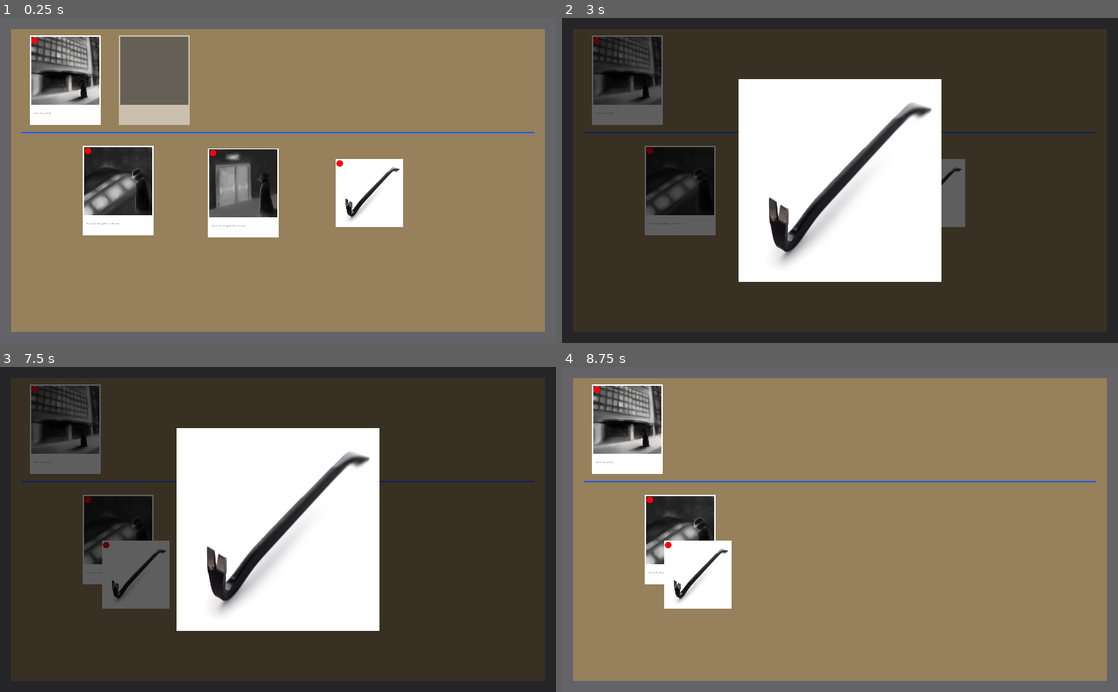
Above: before the commit, frames 1-4 (two rows, left to right).
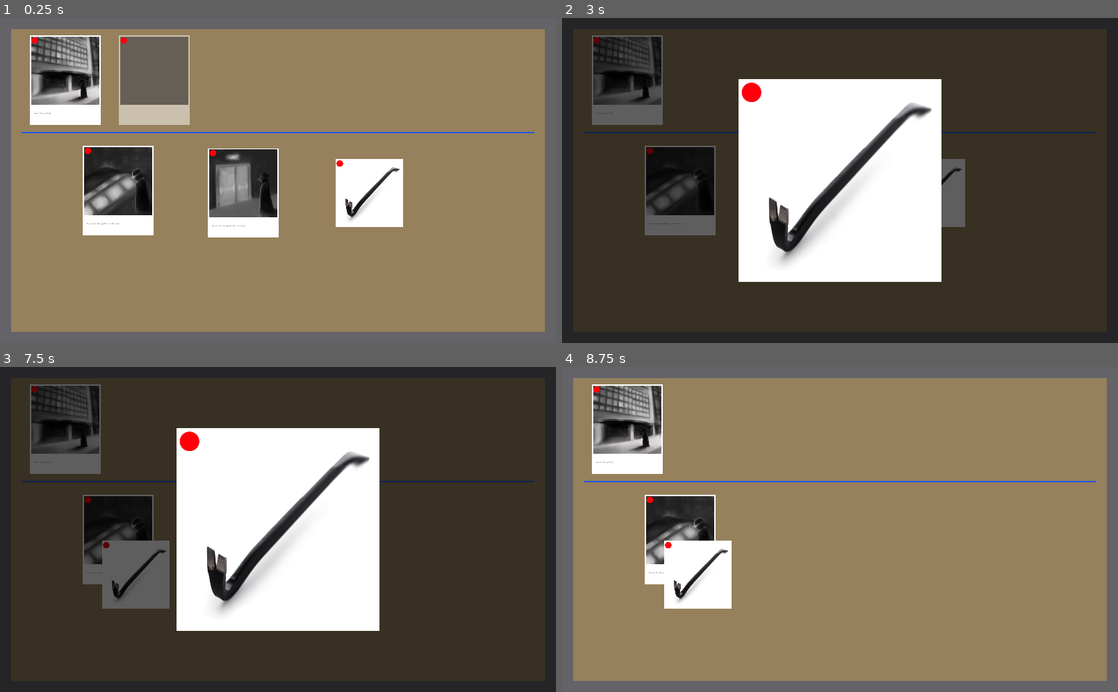
Above: after the commit, the same moments.

Repository: IanWark/VGADGameJamWinter2019
Game: Godot game, scene res://scenes/game_screen.tscn
Two runs of this game, one before a commit and one after it. Both use one fixed random seed, a clock stepped at 60 frames per second and the inputs below.
Inputs (mouse positions are in pixels of both pictures, inside the frame that each line leads up to):
- Up to frame 1 (0.25 s): no input
- Up to frame 2 (3 s): tap Enter at 0.5, 2 s; move the mouse to (628, 79) at 0.52 s; press the mouse at (628, 79) at 0.53 s; tap Space at 1.25, 2.75 s; move the mouse to (717, 79) at 1.27 s; release the mouse at (717, 79) at 1.28 s; right-click (717, 79) at 1.35 s; move the mouse to (678, 190) at 2.02 s; press the mouse at (678, 190) at 2.03 s; move the mouse to (928, 193) at 2.77 s; release the mouse at (928, 193) at 2.78 s; right-click (928, 193) at 2.85 s
- Up to frame 3 (7.5 s): tap Enter at 3.5 s; move the mouse to (278, 529) at 3.52 s; press the mouse at (278, 529) at 3.53 s; tap Space at 4.25 s; move the mouse to (111, 480) at 4.27 s; release the mouse at (111, 480) at 4.28 s; right-click (111, 480) at 4.35 s; move the mouse to (305, 529) at 5.02 s; press the mouse at (305, 529) at 5.03 s; move the mouse to (194, 448) at 5.77 s; release the mouse at (194, 448) at 5.78 s; right-click (194, 448) at 5.85 s; move the mouse to (400, 513) at 6.52 s; press the mouse at (400, 513) at 6.53 s; move the mouse to (166, 545) at 7.27 s; release the mouse at (166, 545) at 7.28 s; right-click (166, 545) at 7.35 s
- Up to frame 4 (8.75 s): move the mouse to (895, 458) at 8.02 s; press the mouse at (895, 458) at 8.03 s

The runs differ from the first frame. In frame 1, less than 0.1% of the frame differs, in the area x 6-62%, y 5-46%; in frame 2, 0.2%; in frame 3, 0.2%, in the area x 18-36%, y 19-56%; in frame 4, less than 0.1%.
Error after the commit: Attempt to call function 'hide' in base 'null instance' on a null instance. (res://scripts/events/event_1_unknown.gd:34)

Commit message:
Turn pin into its own scene

Diff:
--- a/scenes/clue.tscn
+++ b/scenes/clue.tscn
@@ -2,14 +2,14 @@
 
 [ext_resource path="res://art/clue_crowbar.jpg" type="Texture" id=1]
 [ext_resource path="res://scripts/clue.gd" type="Script" id=2]
-[ext_resource path="res://art/pin.png" type="Texture" id=3]
+[ext_resource path="res://scenes/pin.tscn" type="PackedScene" id=3]
 
 [sub_resource type="RectangleShape2D" id=1]
 
 custom_solver_bias = 0.0
 extents = Vector2( 250, 250 )
 
-[node name="clue" type="Sprite"]
+[node name="clue" type="Sprite" index="0"]
 
 scale = Vector2( 0.25, 0.25 )
 texture = ExtResource( 1 )
@@ -30,10 +30,9 @@
 
 shape = SubResource( 1 )
 
-[node name="Pin" type="Sprite" parent="." index="1"]
+[node name="pin" parent="." index="1" instance=ExtResource( 3 )]
 
-position = Vector2( -217.587, -217.587 )
-texture = ExtResource( 3 )
+position = Vector2( -217.261, -216.895 )
 
 [connection signal="mouse_entered" from="Area2D" to="." method="_on_Area2D_mouse_entered"]
 
--- a/scenes/events/event.tscn
+++ b/scenes/events/event.tscn
@@ -4,7 +4,7 @@
 [ext_resource path="res://scripts/event.gd" type="Script" id=2]
 [ext_resource path="res://art/event_background.png" type="Texture" id=3]
 [ext_resource path="res://art/events/event_0_jam.png" type="Texture" id=4]
-[ext_resource path="res://art/pin.png" type="Texture" id=5]
+[ext_resource path="res://scenes/pin.tscn" type="PackedScene" id=5]
 
 [sub_resource type="RectangleShape2D" id=1]
 
@@ -30,7 +30,7 @@
 "values": [ Color( 1, 1, 1, 0.501961 ), Color( 1, 1, 1, 1 ) ]
 }
 
-[node name="event" type="Sprite"]
+[node name="event" type="Sprite" index="0"]
 
 scale = Vector2( 0.25, 0.25 )
 texture = ExtResource( 1 )
@@ -84,11 +84,9 @@
 max_lines_visible = -1
 _sections_unfolded = [ "custom_colors" ]
 
-[node name="Pin" type="Sprite" parent="." index="4"]
+[node name="pin" parent="." index="4" instance=ExtResource( 5 )]
 
-position = Vector2( -223.804, -293.952 )
-texture = ExtResource( 5 )
-_sections_unfolded = [ "Transform" ]
+position = Vector2( -224.028, -294.035 )
 
 [node name="AnimationPlayer" type="AnimationPlayer" parent="." index="5"]
 
--- a/scenes/game_screen.tscn
+++ b/scenes/game_screen.tscn
@@ -30,7 +30,7 @@
 gradient = SubResource( 3 )
 width = 2048
 
-[node name="Main" type="Node"]
+[node name="Main" type="Node" index="0"]
 
 script = ExtResource( 1 )
 _sections_unfolded = [ "Margin" ]
--- /dev/null
+++ b/scenes/pin.tscn
@@ -0,0 +1,28 @@
+[gd_scene load_steps=3 format=2]
+
+[ext_resource path="res://art/pin.png" type="Texture" id=1]
+
+[sub_resource type="CircleShape2D" id=1]
+
+custom_solver_bias = 0.0
+radius = 25.0
+
+[node name="pin" type="Sprite" index="0"]
+
+texture = ExtResource( 1 )
+
+[node name="Area2D" type="Area2D" parent="." index="0"]
+
+input_pickable = true
+gravity_vec = Vector2( 0, 1 )
+gravity = 98.0
+linear_damp = 0.1
+angular_damp = 1.0
+audio_bus_override = false
+audio_bus_name = "Master"
+
+[node name="CollisionShape2D" type="CollisionShape2D" parent="Area2D" index="0"]
+
+z_index = 1
+shape = SubResource( 1 )
+_sections_unfolded = [ "Z Index" ]
